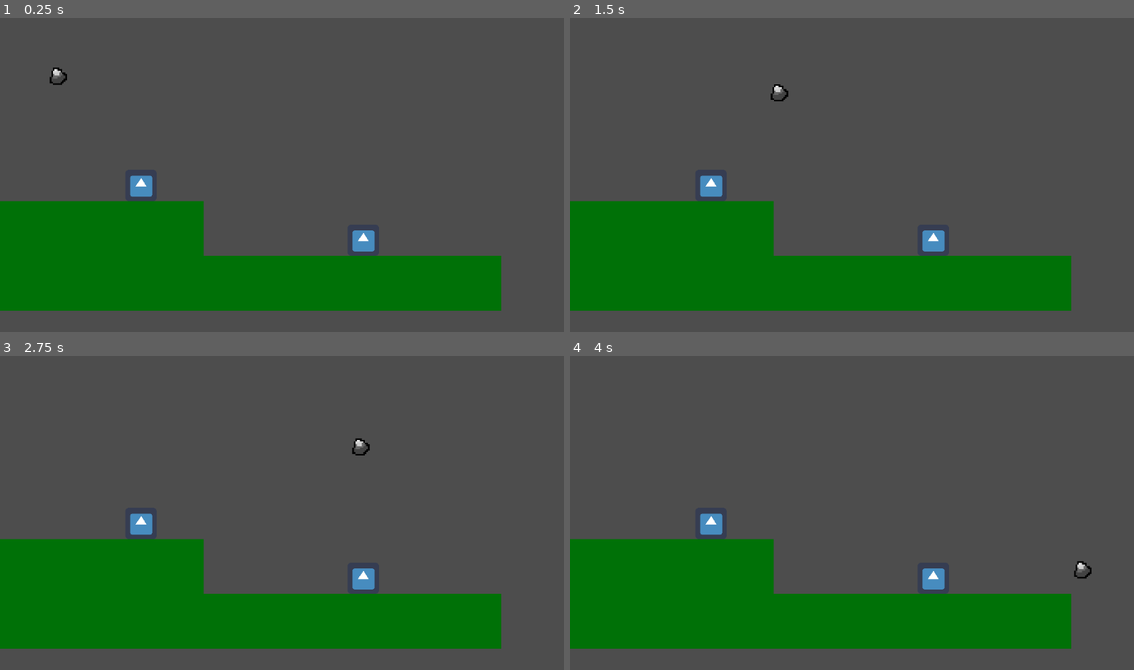
Above: before the commit, frames 1-4 (two rows, left to right).
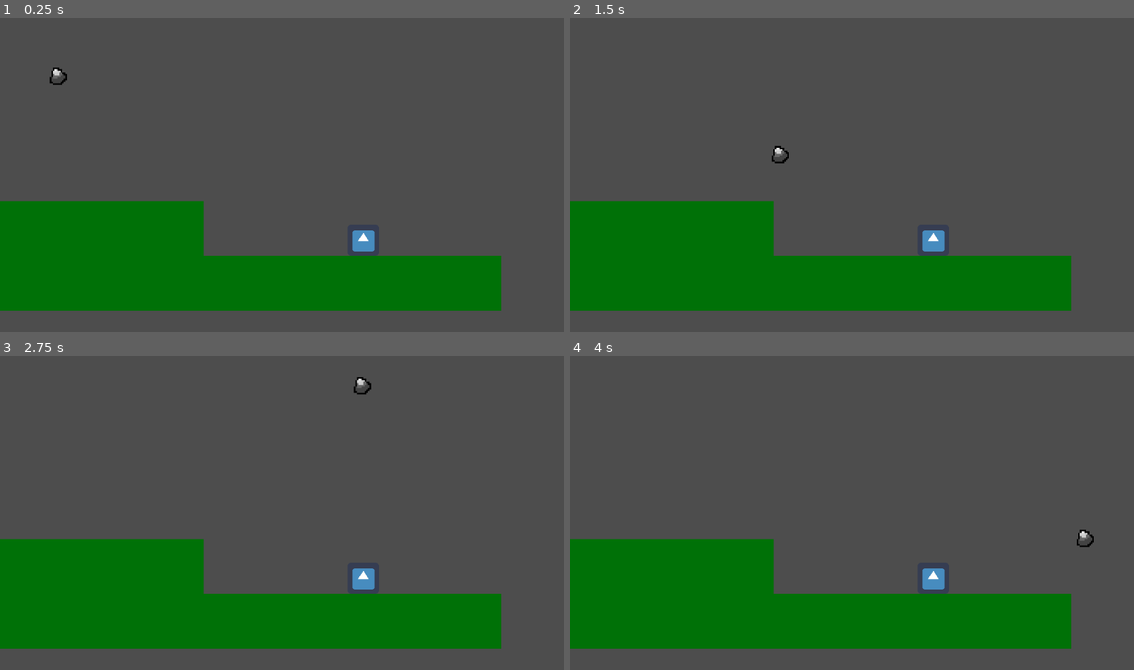
Above: after the commit, the same moments.

Repository: TheNerm/Winter_Game_Jam_23
Game: Godot game, scene res://DemoScene.tscn
Same seed, same stepped clock (60 frames per second), same inputs: the game is played once before the commit and once after it. The engine's default icon, where the game draws it, is replaced by a stand-in: a white triangle on a blue panel in a dark square.
Inputs:
- Up to frame 1 (0.25 s): no input
- Up to frame 2 (1.5 s): no input
- Up to frame 3 (2.75 s): no input
- Up to frame 4 (4 s): no input

The runs differ from the first frame. In frame 1, 0.3% of the frame differs, in the area x 23-28%, y 50-58%; in frame 2, 0.5%; in frame 3, 0.5%, in the area x 23-66%, y 6-58%; in frame 4, 0.5%.

Commit message:
we have a game

Diff:
--- a/DemoScene.tscn
+++ b/DemoScene.tscn
@@ -1,8 +1,9 @@
-[gd_scene load_steps=13 format=3 uid="uid://yums08axhcvl"]
+[gd_scene load_steps=14 format=3 uid="uid://yums08axhcvl"]
 
 [ext_resource type="Script" path="res://platformer_controller/platformer_controller.gd" id="1"]
 [ext_resource type="Texture2D" uid="uid://di5a1pv5iuup3" path="res://icon.png" id="2"]
 [ext_resource type="Texture2D" uid="uid://bxg4phiagrl3s" path="res://parryRing.png" id="3_e1i2t"]
+[ext_resource type="AudioStream" uid="uid://b6n3x0l2x32gi" path="res://shield-parry-smb.mp3" id="4_31jlg"]
 [ext_resource type="Script" path="res://stone.gd" id="4_eo6xm"]
 [ext_resource type="Texture2D" uid="uid://bhpuvpj4lcaix" path="res://stone.png" id="5_gqejg"]
 
@@ -115,41 +116,8 @@
 scale = Vector2(1.1, 1.1)
 shape = SubResource("4")
 
-[node name="player1" type="CharacterBody2D" parent="." groups=["players"]]
-position = Vector2(288, 320)
-script = ExtResource("1")
-input_left = "P1move_left"
-input_right = "P1move_right"
-input_jump = "P1jump"
-input_parry = "P1parry"
-
-[node name="icon" type="Sprite2D" parent="player1"]
-texture = ExtResource("2")
-
-[node name="CollisionShape2D" type="CollisionShape2D" parent="player1"]
-shape = SubResource("4")
-
-[node name="Parrybox" type="Area2D" parent="player1"]
-
-[node name="Parrybox" type="CollisionShape2D" parent="player1/Parrybox"]
-shape = SubResource("CircleShape2D_mjj33")
-
-[node name="ParryPng" type="Sprite2D" parent="player1/Parrybox" groups=["parry"]]
-visible = false
-scale = Vector2(0.5, 0.5)
-texture = ExtResource("3_e1i2t")
-
-[node name="CoolDownTimer" type="Timer" parent="player1"]
-one_shot = true
-
-[node name="ParryTimer" type="Timer" parent="player1"]
-wait_time = 0.2
-one_shot = true
-
-[node name="Hurtbox" type="Area2D" parent="player1" groups=["players"]]
-
-[node name="Hurtbox" type="CollisionShape2D" parent="player1/Hurtbox" groups=["players"]]
-shape = SubResource("4")
+[node name="parrySoundPlayer" type="AudioStreamPlayer2D" parent="player2"]
+stream = ExtResource("4_31jlg")
 
 [node name="stone" type="CharacterBody2D" parent="." groups=["stone"]]
 position = Vector2(55, 59)
@@ -169,9 +137,5 @@
 shape = SubResource("CircleShape2D_vopkx")
 
 [connection signal="timeout" from="player2/ParryTimer" to="player2" method="_on_parry_timer_timeout"]
-[connection signal="area_entered" from="player2/Hurtbox" to="player2" method="_on_hurtbox_area_entered"]
 [connection signal="body_entered" from="player2/Hurtbox" to="player2" method="_on_hurtbox_body_entered"]
-[connection signal="timeout" from="player1/ParryTimer" to="player1" method="_on_parry_timer_timeout"]
-[connection signal="area_entered" from="player1/Hurtbox" to="player1" method="_on_hurtbox_area_entered"]
-[connection signal="body_entered" from="player1/Hurtbox" to="player1" method="_on_hurtbox_body_entered"]
 [connection signal="area_entered" from="stone/Area2D" to="stone" method="_on_area_2d_area_entered"]
--- a/platformer_controller/platformer_controller.gd
+++ b/platformer_controller/platformer_controller.gd
@@ -119,6 +119,7 @@
 @onready var parrypng = get_node("Parrybox/ParryPng")
 @onready var parrytimer = get_node("ParryTimer")
 @onready var cooldowntimer = get_node("CoolDownTimer")
+@onready var parrySoundPlayer = get_node("parrySoundPlayer")
 
 
 func _init():
@@ -163,6 +164,7 @@
 			cooldowntimer.start()
 			parrybox.disabled=false
 			parrypng.visible=true
+			parrySoundPlayer.play()
 			parrytimer.start()
 
 
@@ -340,13 +342,9 @@
 func calculate_speed(p_max_speed, p_friction):
 	return (p_max_speed / p_friction) - p_max_speed
 
-
-
-func _on_hurtbox_area_entered(area):
-	if(area.is_in_group("stone")):
-		queue_free()
-
-
 func _on_hurtbox_body_entered(body):
 	if(body.is_in_group("stone")):
-		queue_free()
+		if(parrytimer.is_stopped()):
+			queue_free()
+		else:
+			cooldowntimer.stop()
Not shown, added: shield-parry-smb.mp3.import
Not shown, added: shield-parry-smb.mp3
